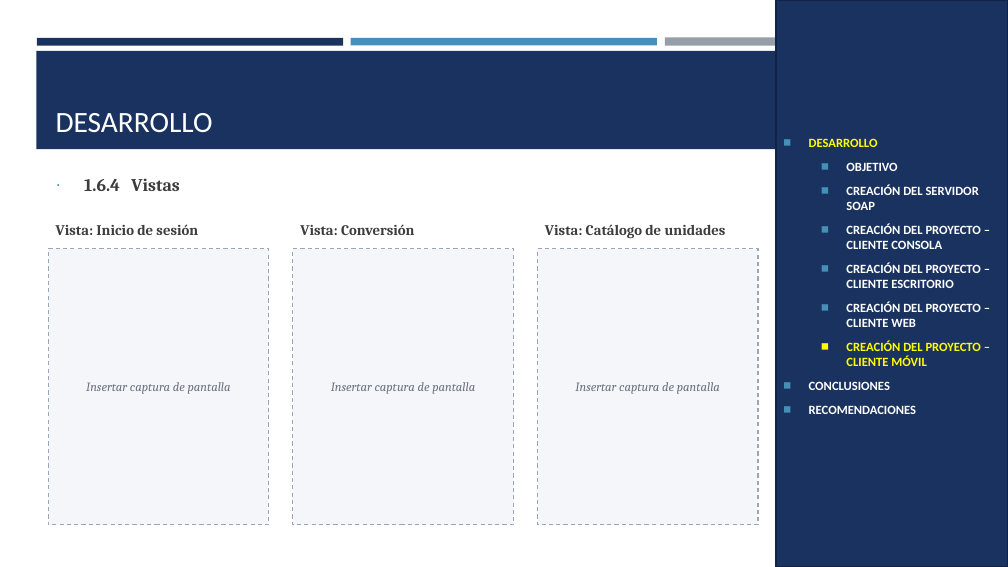
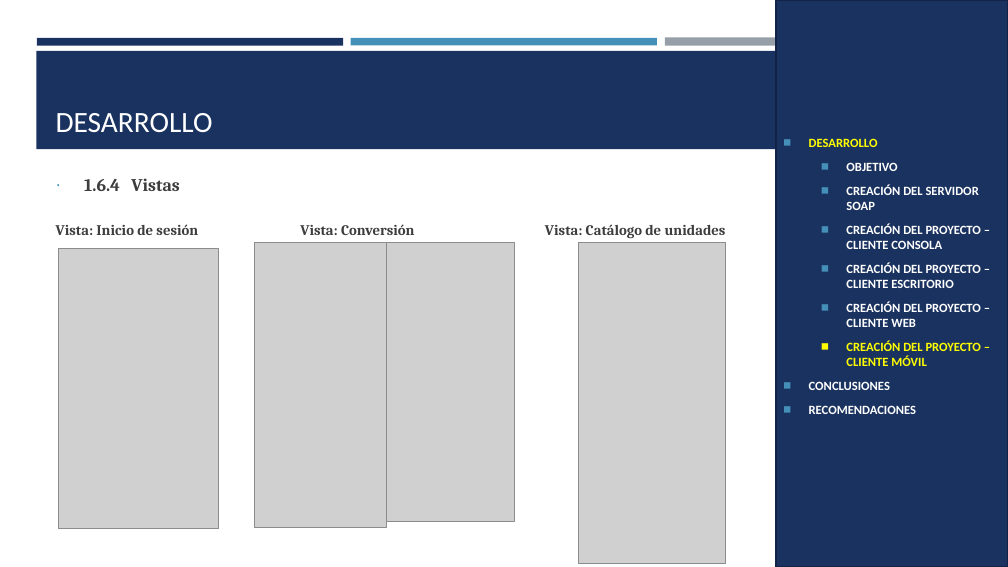
Before and after one commit to IMarcusDev/TI.1.1.-PAO202651_SOAP_JAVA_SINBDD_NRC_36883_GR04, a slide deck: slide 71 of 05. DOCUMENTACION/PRESENTACION TI.1.1. SOAP sin BDD en JAVA GR4.pptx. Drawn at 1008x567 pixels with LibreOffice and Linux fonts; fonts in the diff are those of the drawing; grey boxes stand for pictures. Boxes give left, top, right and bottom in pixels: in the first picture for what was removed or moved away, otherwise in the second. Text is boxed around its words. In the diff, an @@ line names an element or a change of style, - is before the commit and + after.

```diff
--- a/05. DOCUMENTACION/PRESENTACION TI.1.1. SOAP sin BDD en JAVA GR4.pptx
+++ b/05. DOCUMENTACION/PRESENTACION TI.1.1. SOAP sin BDD en JAVA GR4.pptx
@@ rectangle removed at (x1=48, y1=249, x2=269, y2=525) @@
-Insertar captura de pantalla
@@ picture added at (x1=58, y1=249, x2=219, y2=529) @@
@@ picture added at (x1=255, y1=243, x2=386, y2=527) @@
@@ rectangle removed at (x1=293, y1=249, x2=514, y2=525) @@
-Insertar captura de pantalla
@@ picture added at (x1=386, y1=243, x2=515, y2=521) @@
@@ rectangle removed at (x1=538, y1=249, x2=758, y2=525) @@
-Insertar captura de pantalla
@@ picture added at (x1=578, y1=243, x2=727, y2=563) @@
```
Also in this commit, not shown: 4 other slides changed.
